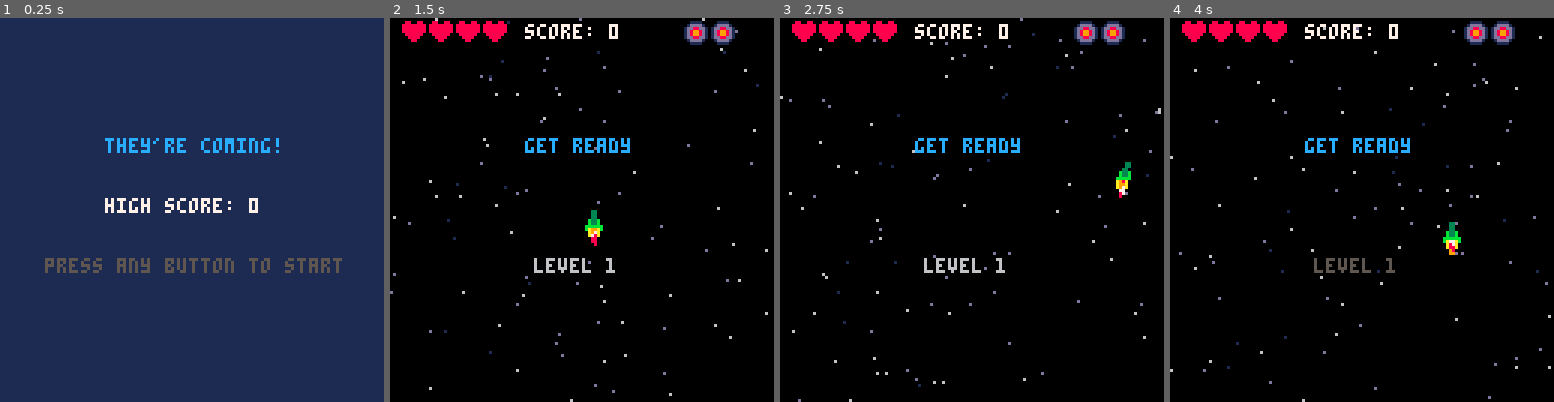
Above: before the commit, frames 1-4 (left to right).
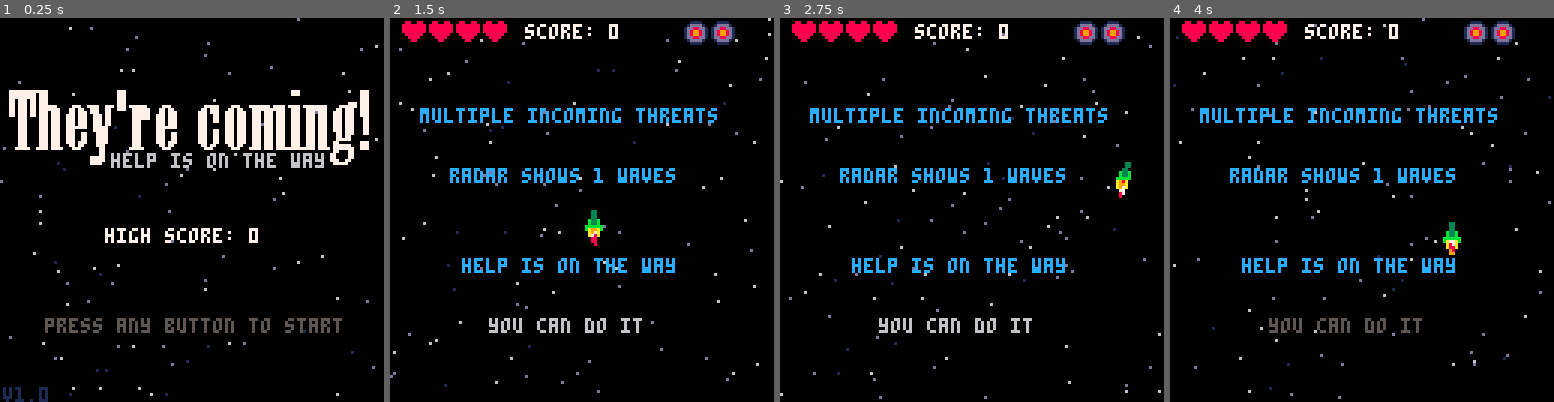
Above: after the commit, the same moments.

Repository: mathyousee/theyre-coming-p8
Game: PICO-8 cartridge theyrecoming.p8
Same seed, same stepped clock (60 frames per second), same inputs: the game is played once before the commit and once after it.
Inputs:
- Up to frame 1 (0.25 s): no input
- Up to frame 2 (1.5 s): tap X (X key) at 0.33, 1.07 s; tap O (Z key) at 0.7 s
- Up to frame 3 (2.75 s): hold Right 1.6-2.1 s; tap O (Z key) at 1.7, 2.1, 2.5 s; tap X (X key) at 1.85 s; hold Up 2.15-2.42 s; hold Right from 2.47 s (still down)
- Up to frame 4 (4 s): tap O (Z key) at 2.9, 3.3, 3.7 s; tap X (X key) at 2.97 s; release Right at 3.03 s; hold Left 3.08-3.58 s; hold Down 3.63-3.97 s

The runs differ from the first frame. In frame 1, 100% of the frame differs, in the area x 0-100%, y 0-100%; in frame 2, 5.6%; in frame 3, 5.6%; in frame 4, 5.6%.

Commit message:
framed level progression

Diff:
--- a/theyrecoming.p8
+++ b/theyrecoming.p8
@@ -7,10 +7,15 @@
 --todo
 ------
 --game win screen
+--enemies float both direction
+--add boss
+--show weapons/current
+--difficulty curve
 
 function _init()
  _update=update_splash
  _draw=draw_splash
+ version="v1.0"
  music(0)
  cartdata("usee_theyrecoming")
  highscore=dget(0)
@@ -38,6 +43,7 @@
  set_pweapon(1) --player active weapon
  sw={q=2,d=10} --secondary weapon
  score=0 --score
+ lleft=1
  enemies={}
  flashes={}
  pb={}
@@ -52,9 +58,15 @@
 -- add(powerups,{x=30,y=30,sp=19,sw=8,utype="pw",id=3})
 -- add(powerups,{x=50,y=50,sp=21,sw=8,utype="sq",id=3})
 -- add(powerups,{x=90,y=90,sp=22,sw=8,utype="life"})
- nextenemy=30
- levelcountdown=120
- mytest=mkobj({s=pw.s,x=p.x,y=p.y})
+ if lleft>0 then
+  nextenemy=30
+  levelcountdown=120
+ else
+  --init boss
+  spawnboss()
+  levelcountdown=100
+ end
+ --mytest=mkobj({s=pw.s,x=p.x,y=p.y})
 end
 
 
@@ -261,9 +273,12 @@
  local sprs=myspr.s
  local sprx=myspr.x
  local spry=myspr.y
-
-
- spr(sprs,sprx,spry)
+ if myspr.boss then
+  spr(sprs,sprx,spry,8,2)
+ else
+  spr(sprs,sprx,spry)
+ end
+
 end
 
 function pathfind(thing)
@@ -352,6 +367,29 @@
  nextenemy-=1
 end
 
+function spawnboss()
+
+   boss=
+    {
+     x=10,
+     y=10,
+     dx=0,
+     dy=0,
+     s=199,
+     sw=63,
+     smin=199,
+     smax=199,
+     hp=30,
+     san={199},
+     can=1,
+     boss=true
+    }
+end
+
+function do_boss()
+
+end
+
 function explode(expx,expy,expspread)
  local myflash={}
  myflash.x=expx
@@ -445,9 +483,12 @@
  end
 end
 
-function animatestars()
+function animatestars(anspd)
+ if anspd==nil then
+  anspd=1
+ end
  for i in all (stars) do
-  i.y+= i.s
+  i.y+= i.s*anspd
   if i.y >128 then
    i.y-=128
    i.x=flr(rnd(127))
@@ -491,6 +532,11 @@
  end
 end
 
+function draw_boss()
+ drawsprite(boss)
+
+end
+
 --hud
 
 function drawhud()
@@ -613,11 +659,14 @@
  pflame()
  animatestars()
  do_enemies()
+ do_boss()
  up_bombs()
  detectpow()
  if levelcountdown>=0 then
-  levelcountdown-=1
-  spawnenemies()
+  if lleft>0 then
+   levelcountdown-=1
+   spawnenemies()
+  end
  elseif #enemies > 0 then
   --keep playing
  else
@@ -626,6 +675,7 @@
   _draw=draw_level
   p.m=0
   l+=1
+  lleft-=1
   init_level()
   sfx(06)
  end
@@ -642,7 +692,7 @@
  if levelcountdown <=0 then
   _update=update_play
   _draw=draw_play
-  levelcountdown=300
+  levelcountdown=360
  else
   t+=1
   pmove()
@@ -650,14 +700,15 @@
   pshoot()
   pflame()
   detectpow()
-  animatestars()
+  animatestars(1.5)
   levelcountdown-=1
  end
 end
 
 function update_splash()
+ animatestars(.5)
+
  if btnp(4) or btnp(5) or btnp(⬅️) or btnp(⬆️) or btnp(➡️) or btnp(⬇️) then
---  mode="level"
   _update=update_level
   _draw=draw_level
   music(-1,3000)
@@ -696,7 +747,7 @@
  animateflashes()
  draw_bombs()
  drawpow()
-
+ if boss then draw_boss() end
  --[[debug
  print("pwc"..pw.swc,7)
  for z in all (swaves) do
@@ -710,16 +761,46 @@
  drawstarfield()
  drawp()
  drawhud()
- print("get ready",45,40,12)
- print("level "..l,48,80,blink())
+ if l==1 then
+  print("multiple incoming threats",10,30,12)
+  print("radar shows "..lleft.." waves",20,50,12)
+  print(" help is on the way",20,80,12)
+  print("you can do it",33,100,blink())
+ elseif l==2 then
+  print("radar shows "..lleft.." waves",20,50,12)
+  print("find powerups in meteors",12,80,blink())
+ elseif l==3 then
+  print("radar shows "..lleft.." waves",20,50,12)
+  print("backup has been delayed",20,80,blink())
+  print("you'll have help soon",33,100,12)
+ elseif l==4 then
+  print("multiple incoming threats",10,30,12)
+  print("radar shows "..lleft.." waves",20,50,12)
+  print(" help won't make it",33,80,12)
+  print("you're on your own",30,100,blink())
+ elseif l==5 then
+  print("final wave",40,30,12)
+  print("help won't make it ",20,50,12)
+  print(" help is on the way",20,80,12)
+  print("you can do it",33,100,blink())
+ else
+  print("radar~~oks weird on our~~~",0,30,12)
+  print("confirm~~~~you~~~~~eeing",10,50,12)
+  print("~~~~~?????!!!~~~~~",20,80,12)
+  print("~~~up to you",33,100,blink())
+ end
  drawpow()
 end
 
 function draw_splash()
- cls(1)
- print("they're coming!",35,40,12)
- print("high score: "..highscore,35,60,7)
- print("press any button to start",15,80,blink())
+ cls(0)
+ drawstarfield()
+ print(version,1,123,1)
+
+ spr(64,0,20,16,4)
+ print("help is on the way",37,45,6)
+ print("high score: "..highscore,35,70,7)
+ print("press any button to start",15,100,blink())
 end
 
 function draw_over()
Not shown, changed: 39 lines of the sprite sheet (__gfx__) section of theyrecoming.p8
